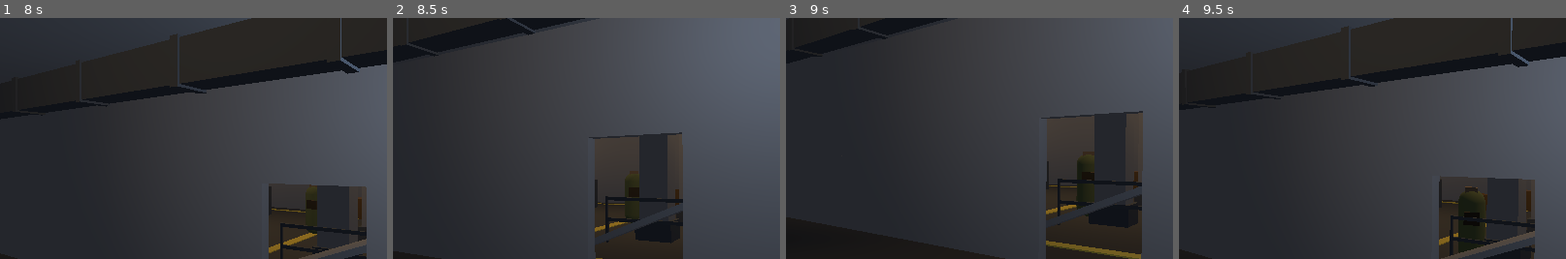
Above: before the commit, frames 1-4 (left to right).
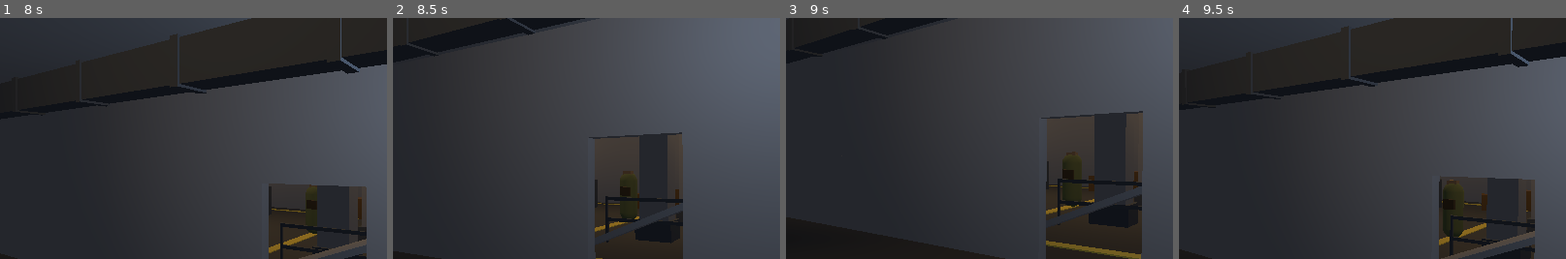
Above: after the commit, the same moments.

Repository: yonh/escape-mono
Game: Godot game, scene res://scenes/raid.tscn
The game is run twice, just before and just after one commit, with the same random seed, the same clock (stepped at 60 frames per second) and the same inputs. This scene is started directly instead of the project's main scene.
Inputs (mouse positions are % of the whole screen's width and height, from its top left):
- Up to frame 1 (8 s): tap Enter at 0.5, 5.75 s; move the mouse to (55, 50) at 0.52 s; hold Shift 0.53-1.28 s; hold Up 0.53-5.03 s; click (55, 50) at 0.67 s; tap Space at 0.77, 1.52, 3.02, 3.77, 4.52, 5, 6.5, 6.77, 7.52 s; move the mouse to (45, 50) at 1.27 s; tap F at 1.35, 6.6 s; move the mouse to (52, 48) at 2.02 s; tap R at 2.1, 7.35 s; move the mouse to (49, 52) at 2.77 s; tap 1 at 2.85 s; click (49, 52) at 2.92 s; move the mouse to (57, 51) at 3.52 s; tap 2 at 3.6 s; move the mouse to (42, 49) at 4.27 s; tap I at 4.35 s; move the mouse to (49, 49) at 5.02 s; hold Down 5.03-5.75 s; tap H at 5.1 s; click (49, 49) at 5.17 s; drag from (35, 25) to (30, 55) at 5.77 s; move the mouse to (72, 45) at 6.52 s; hold Up from 6.53 s (still down); move the mouse to (45, 50) at 7.27 s; click (45, 50) at 7.42 s
- Up to frame 2 (8.5 s): keep holding Up; move the mouse to (52, 48) at 8.02 s; tap 1 at 8.1 s
- Up to frame 3 (9 s): tap Enter at 8.75 s; move the mouse to (49, 52) at 8.77 s; release Up at 8.78 s; hold Left from 8.78 s (still down); tap 2 at 8.85 s
- Up to frame 4 (9.5 s): keep holding Left; tap Space at 9.02 s
The pictures show only the part of the screen within x 31-81%, y 20-70%; the shares and areas given below are measured in that part.

Frame 1 is identical in both runs. In frame 2, 0.2% of the frame differs, in the area x 58-64%, y 65-86%; in frame 3, 0.8%; in frame 4, 1.2%, in the area x 68-80%, y 67-97%.

Commit message:
fix(M2): 实机回归——出生秒杀与尸体箱射线被挡
- 北走廊巡逻收敛到走廊段且 scav 出生位移出更衣室；东巡逻南端收紧；
  装卸区巡逻东端压到视距外；NE spawn 移进储藏间；calm 10s/6m
- 尸体不再留碰撞（纯视觉），尸体箱放体侧偏玩家一侧——F 射线不再被挡
- 曳光 0.07→0.12s；test_scav_ai 增加出生点距离断言

Co-Authored-By: yonh lai <yonh4508@gmail.com>

Diff:
--- a/game/scripts/gameplay/factory_map.gd
+++ b/game/scripts/gameplay/factory_map.gd
@@ -304,12 +304,12 @@
 	# 主车间：两条南北向空巷（机器列 x0.5/9.5 之间）
 	{"pos": Vector3(-2.0, 0, -6.5), "patrol": [Vector3(-2.0, 0, -6.5), Vector3(-2.0, 0, 6.8)]},
 	{"pos": Vector3(5.0, 0, 7.0), "patrol": [Vector3(5.0, 0, 7.0), Vector3(5.0, 0, -4.6)]},
-	# 环形走廊：北（西半，避开东北出生点）、东、西
-	{"pos": Vector3(-14, 0, -9.5), "patrol": [Vector3(-20, 0, -9.5), Vector3(8, 0, -9.5)]},
-	{"pos": Vector3(15.5, 0, 6.0), "patrol": [Vector3(15.5, 0, -6.5), Vector3(15.5, 0, 7.8)]},
+	# 环形走廊：北（仅限 x>-12 的走廊段——x<-12 是更衣室房内会撞出生点）、东、西
+	{"pos": Vector3(-10.5, 0, -9.5), "patrol": [Vector3(-10.5, 0, -9.5), Vector3(8, 0, -9.5)]},
+	{"pos": Vector3(15.5, 0, 6.0), "patrol": [Vector3(15.5, 0, -6.5), Vector3(15.5, 0, 5.5)]},
 	{"pos": Vector3(-10.3, 0, -6.0), "patrol": [Vector3(-10.3, 0, -7.5), Vector3(-10.3, 0, 7.8)]},
-	# 装卸区西半 + 西翼车间
-	{"pos": Vector3(-10, 0, 14.8), "patrol": [Vector3(-18, 0, 14.8), Vector3(-4, 0, 14.8)]},
+	# 装卸区西半（东端压到 -6，与东南出生点保持 >15m 视距）+ 西翼车间
+	{"pos": Vector3(-10, 0, 14.8), "patrol": [Vector3(-20, 0, 14.8), Vector3(-6, 0, 14.8)]},
 	{"pos": Vector3(-18, 0, 0.5), "patrol": [Vector3(-21, 0, -2.5), Vector3(-14.5, 0, -2.5), Vector3(-14.5, 0, 2.8), Vector3(-21, 0, 2.8)]},
 ]
 
@@ -322,11 +322,12 @@
 ]
 
 
-## 出生点：更衣室 / 装卸区东南角 / 东北走廊口 —— 随机或 plan["spawn_idx"]。
+## 出生点：更衣室 / 装卸区东南角 / 东北储藏间 —— 随机或 plan["spawn_idx"]。
+## 三者都在带门洞的封闭房间内，巡逻敌人生成时无 LOS（防出生秒杀）。
 const SPAWNS := [
 	{"pos": Vector3(-16, 0.05, -9.5), "yaw": -90.0},
 	{"pos": Vector3(10, 0.05, 14.2), "yaw": 0.0},
-	{"pos": Vector3(19, 0.05, -10.2), "yaw": 90.0},
+	{"pos": Vector3(19.5, 0.05, -13.5), "yaw": 180.0},
 ]
 
 
--- a/game/scripts/gameplay/scav_ai.gd
+++ b/game/scripts/gameplay/scav_ai.gd
@@ -52,7 +52,7 @@
 	sight_range = float(spec.get("sight_range", sight_range))
 	hit_chance = float(spec.get("hit_chance", hit_chance))
 	loot_table = String(spec.get("loot_table", loot_table))
-	_calm_t = 5.0
+	_calm_t = 10.0
 	_rng.randomize()
 	_build_mesh()
 	print("[AI] spawn pos=(%.1f,%.1f) patrol=%d" % [position.x, position.z, _patrol.size()])
@@ -136,7 +136,7 @@
 	if dist > sight_range:
 		return false
 	# 冷静期内只认贴脸目标（出生点旁不秒锁）。
-	if _calm_t > 0.0 and dist > 5.0:
+	if _calm_t > 0.0 and dist > 6.0:
 		return false
 	var flat := Vector3(to.x, 0, to.z).normalized()
 	if dist > 2.0 and _facing.normalized().dot(flat) < sight_cos:
@@ -228,7 +228,7 @@
 	_tracer.look_at(tgt, Vector3.UP)
 	_tracer.scale = Vector3(1, 1, eye.distance_to(tgt))
 	_tracer.visible = true
-	_tracer_t = 0.07
+	_tracer_t = 0.12
 
 
 ## raid_game._fire_from 的命中入口（collider.take_damage）。
@@ -253,23 +253,22 @@
 
 func _die() -> void:
 	_state = &"dead"
-	# 倒地姿态 + 平铺碰撞（可跨过的尸体，不挡门）。
+	# 倒地姿态；尸体只留视觉不留碰撞——不挡门/不挡 F 交互射线（实机验证：
+	# 平躺碰撞板会罩住尸体箱，沿尸体长轴走近时射线永远打中板子）。
 	rotation.z = PI * 0.5
 	position.y = 0.3
 	for child in get_children():
 		if child is CollisionShape3D:
 			child.set_deferred("disabled", true)
-	var col := CollisionShape3D.new()
-	var slab := BoxShape3D.new()
-	slab.size = Vector3(0.9, 0.55, 1.8)
-	col.shape = slab
-	col.position = Vector3(0, 0.0, 0)
-	add_child(col)
-	# 尸体可搜刮：就地放一个 scav 表 loot 箱（暗色=尸袋）。
+	# 尸体可搜刮：尸体箱放在身体侧旁、偏向玩家一侧（免得和尸体视觉/墙体重叠）。
 	var corpse := LOOT_CRATE.new()
 	corpse.setup(loot_table, 4, 3, 1.8)
 	corpse.build_mesh(Color(0.25, 0.22, 0.18))
-	corpse.position = global_position
+	var side := _facing.rotated(Vector3.UP, PI * 0.5)
+	if _target != null and is_instance_valid(_target) \
+			and side.dot(_target.global_position - global_position) < 0.0:
+		side = -side
+	corpse.position = global_position + side * 0.75
 	corpse.position.y = 0.0
 	print("[AI] die pos=(%.1f,%.1f) hp=0" % [global_position.x, global_position.z])
 	died.emit(self, corpse)
--- a/game/tools/test_scav_ai.gd
+++ b/game/tools/test_scav_ai.gd
@@ -164,14 +164,23 @@
 	_check(GAME_STATE.backpack.count_of("keycard_red") == 1, "钥匙卡被消耗（不应消耗）")
 	door.free()
 
-	# --- 巡逻路点都在图内（防穿墙/出界） ---
+	# --- 巡逻路点都在图内（防穿墙/出界）且不得贴近玩家出生点（出生秒杀回归） ---
 	for def in FACTORY_MAP.ENEMIES:
 		for wp in def["patrol"]:
 			var inside: bool = wp.x > FACTORY_MAP.MAP_MIN.x + 0.5 and wp.x < FACTORY_MAP.MAP_MAX.x - 0.5 \
 				and wp.z > FACTORY_MAP.MAP_MIN.y + 0.5 and wp.z < FACTORY_MAP.MAP_MAX.y - 0.5
 			_check(inside, "巡逻点出界: %s" % str(wp))
+			for spawn in FACTORY_MAP.SPAWNS:
+				var spos: Vector3 = spawn["pos"]
+				_check(Vector2(wp.x, wp.z).distance_to(Vector2(spos.x, spos.z)) >= 4.5,
+					"巡逻点 %s 贴出生点 %s" % [str(wp), str(spos)])
 		var sp: Vector3 = def["pos"]
 		_check(sp.x > FACTORY_MAP.MAP_MIN.x and sp.x < FACTORY_MAP.MAP_MAX.x, "出生点出界: %s" % str(sp))
+		# scav 出生位本身也不得落在任一间「出生房」里
+		for spawn in FACTORY_MAP.SPAWNS:
+			var spos: Vector3 = spawn["pos"]
+			_check(Vector2(sp.x, sp.z).distance_to(Vector2(spos.x, spos.z)) >= 3.0,
+				"scav 出生位 %s 撞玩家出生点 %s" % [str(sp), str(spos)])
 
 	print("Scav AI checks: ", "PASS" if failures.is_empty() else failures)
 	quit(0 if failures.is_empty() else 1)
Not shown, changed: docs/exec-logs/2026-10-05-m2-hostile-scavs.md
